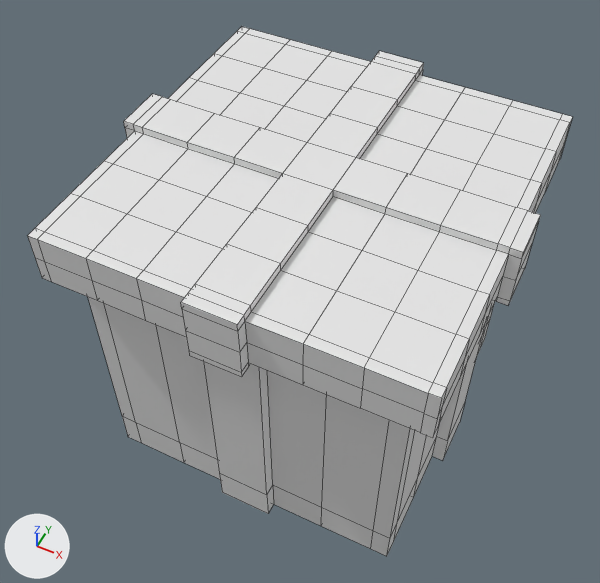
The OBJ model resource/Models/gift.obj as it was, and as the next commit left it.
Both versions are drawn from a 50 mm lens placed at (0.451, -0.975, 1.513), pointed at (-0.016, -0.041, 0.346). Every picture has the same lights, and +X, +Y and +Z are marked at lower left. Mesh edges are drawn as thin lines. Where no turn or scale is listed for an object, it has been applied to the vertices.

Objects in the first picture: 'box', 'door'.
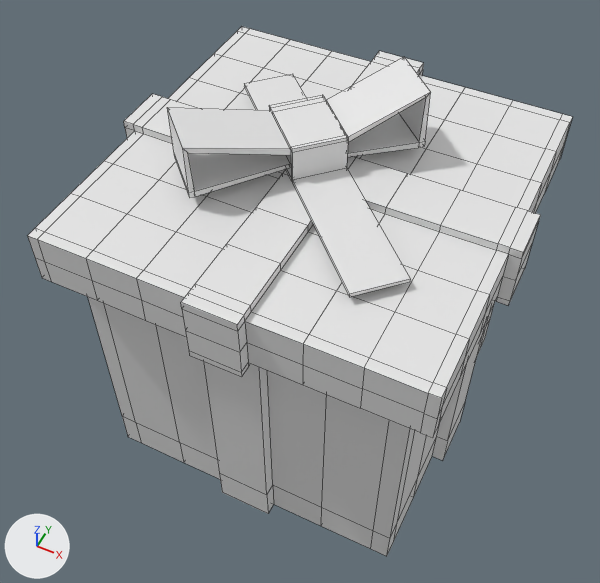
Commit message: fix gift

What differs and where, as boxes (x1, y1, x2, y2) in the pictures (600 x 583 px):
part 1 of me_door, added
    after: (244, 74, 410, 297)
part 2 of me_door, added
    after: (167, 57, 431, 198)

Diff of the bpy script that builds the scene:
```diff
--- a/resource/Models/gift.obj.py
+++ b/resource/Models/gift.obj.py
@@ me_door @@
 # used by ob_door; location = (0.0, 0.0, 0.0)
-me_door.from_pydata(...)  # 356 vertices, 354 faces; spans x -0.359..0.359, y -0.359..0.359, z 0.504..0.626
+me_door.from_pydata(...)  # 444 vertices, 442 faces; spans x -0.359..0.359, y -0.359..0.359, z 0.504..0.743
+# me_door part 1: a new loose piece of 44 vertices spanning x -0.221..0.229, y -0.243..0.207, z 0.626..0.695
+# me_door part 2: a new loose piece of 44 vertices spanning x -0.22..0.139, y -0.173..0.187, z 0.635..0.743
```
